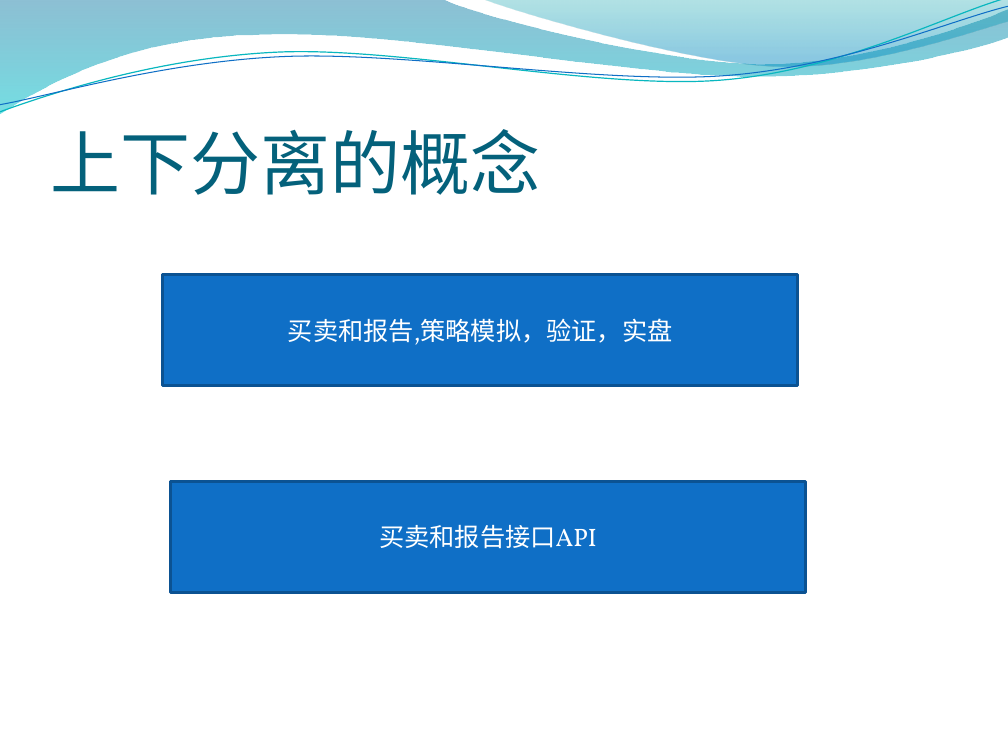
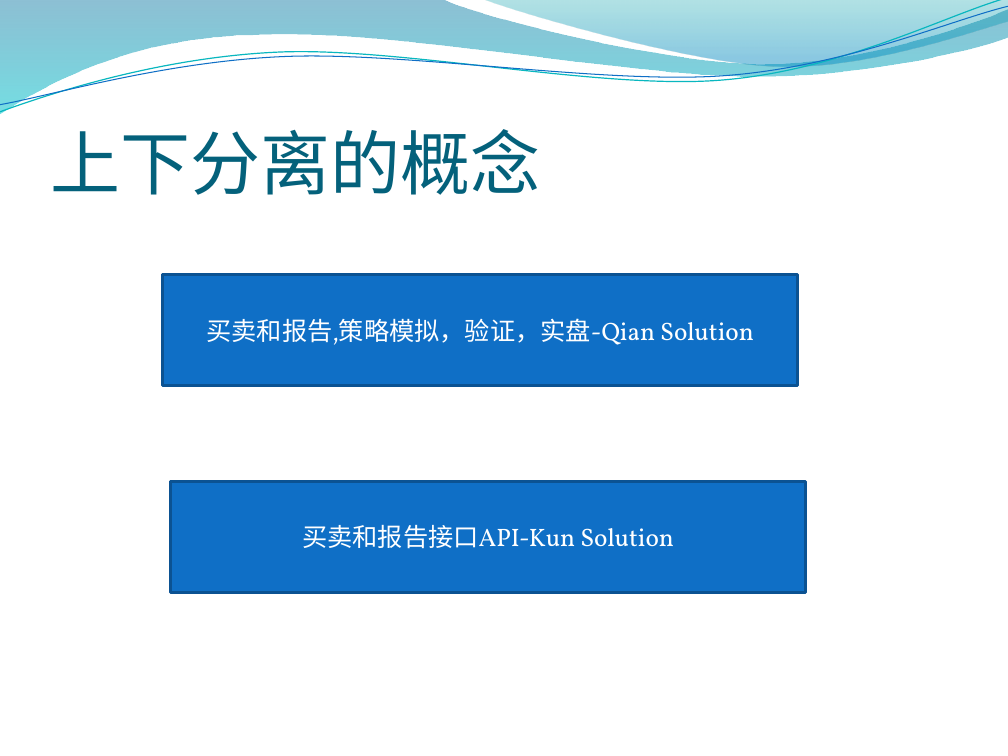
Before and after one commit to grasp/small_fish_0, a slide deck: slide 6 of version1.0/document/股票分析系统.pptx. Drawn at 1008x756 pixels with LibreOffice and Linux fonts; fonts in the diff are those of the drawing; background and template pictures are left out. Boxes give left, top, right and bottom in pixels: in the first picture for what was removed or moved away, otherwise in the second. Text is boxed around its words. In the diff, an @@ line names an element or a change of style, - is before the commit and + after.

Commit message:
update on 2014/04/01 - 6:54:03.93

```diff
--- a/version1.0/document/股票分析系统.pptx
+++ b/version1.0/document/股票分析系统.pptx
@@ text in rectangle at (206, 318, 754, 345): text changed @@
-买卖和报告,策略模拟，验证，实盘
+买卖和报告,策略模拟，验证，实盘-Qian Solution
@@ text in rectangle at (302, 525, 674, 549): text changed @@
-买卖和报告接口API
+买卖和报告接口API-Kun Solution
```
